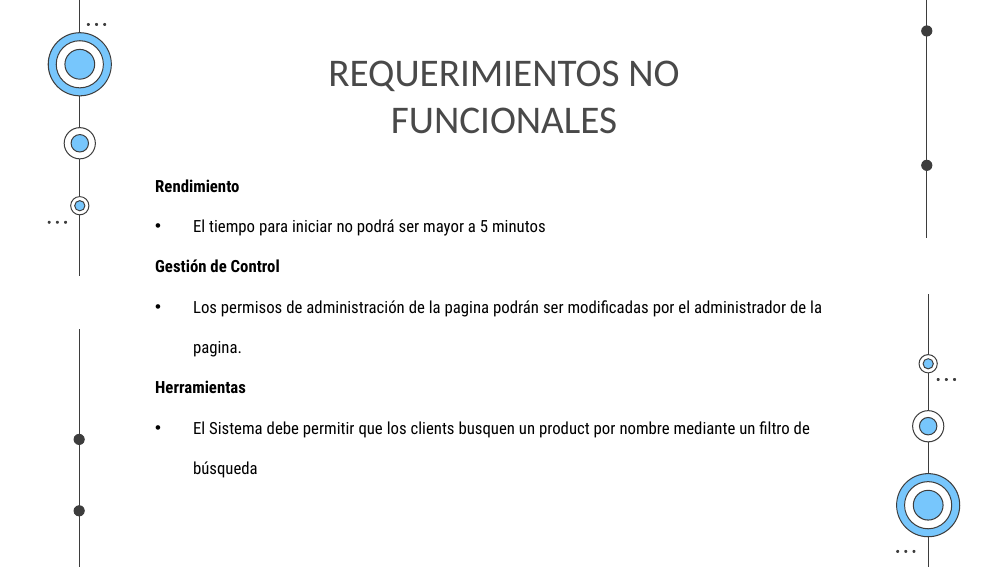
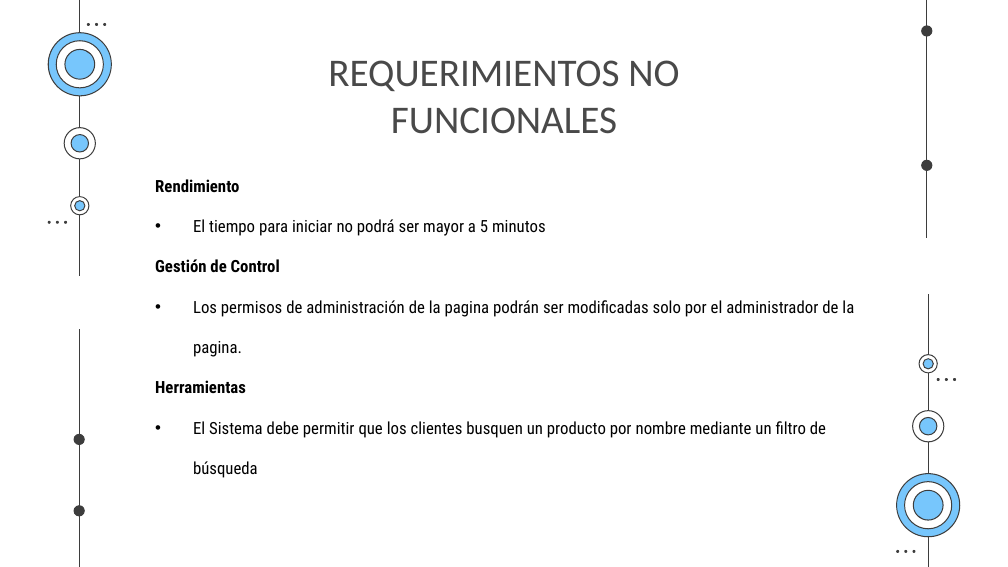
Before and after one commit to EgCooper/Mxt-Technology, a slide deck: slide 26 of Documentacion/Mxt-Technology Presentacion.pptx. Drawn at 1008x567 pixels with LibreOffice and Linux fonts; fonts in the diff are those of the drawing. Boxes give left, top, right and bottom in pixels: in the first picture for what was removed or moved away, otherwise in the second. Text is boxed around its words. In the diff, an @@ line names an element or a change of style, - is before the commit and + after.

```diff
--- a/Documentacion/Mxt-Technology Presentacion.pptx
+++ b/Documentacion/Mxt-Technology Presentacion.pptx
@@ text at (x1=193, y1=300, x2=854, y2=357): text changed @@
-• Los permisos de administración de la pagina podrán ser modificadas por el administrador de la pagina.
+• Los permisos de administración de la pagina podrán ser modificadas solo por el administrador de la pagina.
@@ text at (x1=193, y1=421, x2=826, y2=478): text changed @@
-• El Sistema debe permitir que los clients busquen un product por nombre mediante un filtro de búsqueda
+• El Sistema debe permitir que los clientes busquen un producto por nombre mediante un filtro de búsqueda
```
Also in this commit, not shown: 6 other slides changed.
